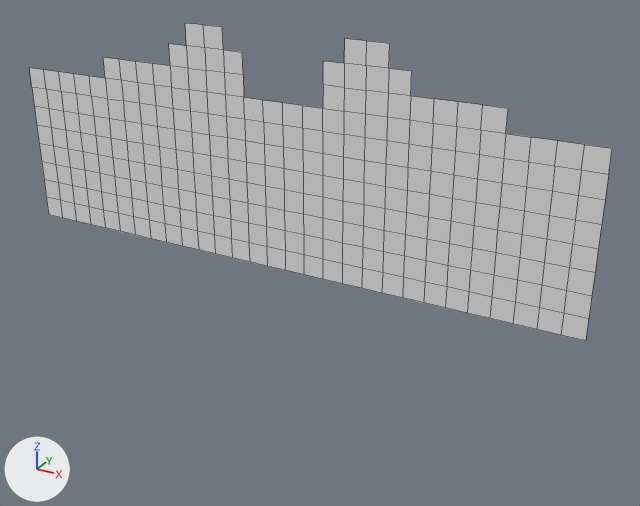
A saved change to the OBJ model MardukGame/Assets/Tiled2Unity/Meshes/levelChunk5.obj.
Before and after are seen from a camera (50 mm lens) standing at (-531.0, -2077.0, -736.0) and looking at (-1694.0, 39.0, -1793.0). The lights are fixed; the arrows at lower left show +X, +Y and +Z. Mesh edges are drawn as thin lines. Where no turn or scale is listed for an object, it has been applied to the vertices.

The first picture shows 'levelChunk5'.
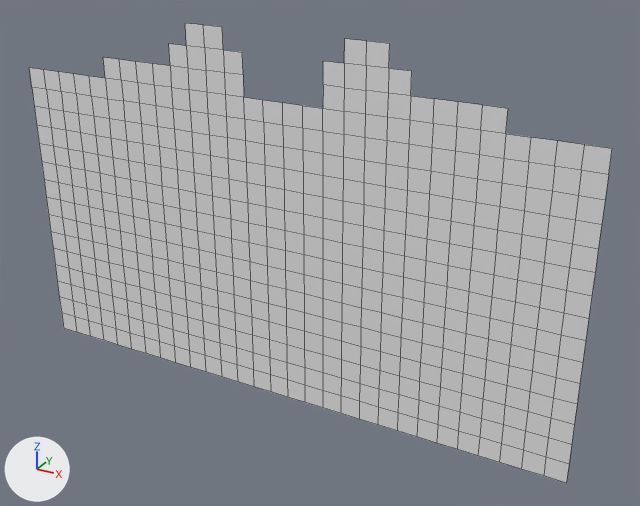
Changed parts and their boxes (x1, y1, x2, y2) in the pictures (640 x 506 px):
'levelChunk5', reshaped (45% taller)
    before: (29, 23, 612, 341)
    after: (29, 23, 612, 483)
part 1 of me_levelchunk5, added
    after: (49, 215, 586, 483)

The change, as a list of edits to the scene's bpy script:
```text
Change me_levelchunk5:
    used by ob_levelchunk5; location = (0.0, 0.0, 0.0)
    remove me_levelchunk5.from_pydata(...)  # 304 vertices, 260 faces; spans x -2752.0..-896.0, y 0.0, z -1856.0..-1152.0
    add me_levelchunk5.from_pydata(...)  # 514 vertices, 463 faces; spans x -2752.0..-896.0, y 0.0, z -2304.0..-1152.0
    me_levelchunk5 part 1
    30 new vertices lie (0.0, 0.0, -64.0) away from vertices in x -2752.0..-896.0, y 0.0, z -1856.0
    30 new vertices lie (0.0, 0.0, -64.0) away from vertices in x -2752.0..-896.0, y 0.0, z -1920.0
    30 new vertices lie (0.0, 0.0, -64.0) away from vertices in x -2752.0..-896.0, y 0.0, z -1984.0
    30 new vertices lie (0.0, 0.0, -64.0) away from vertices in x -2752.0..-896.0, y 0.0, z -2048.0
    30 new vertices lie (0.0, 0.0, -64.0) away from vertices in x -2752.0..-896.0, y 0.0, z -2112.0
    30 new vertices lie (0.0, 0.0, -64.0) away from vertices in x -2752.0..-896.0, y 0.0, z -2176.0
    30 new vertices lie (0.0, 0.0, -64.0) away from vertices in x -2752.0..-896.0, y 0.0, z -2240.0
    203 new faces join them
```
